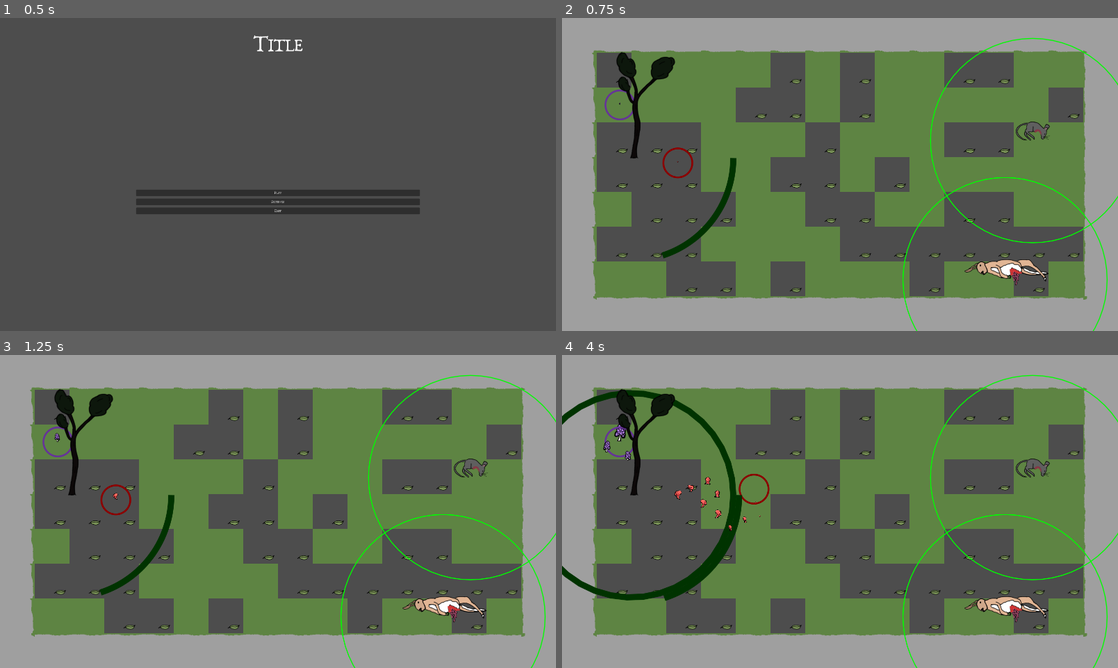
Above: before the commit, frames 1-4 (two rows, left to right).
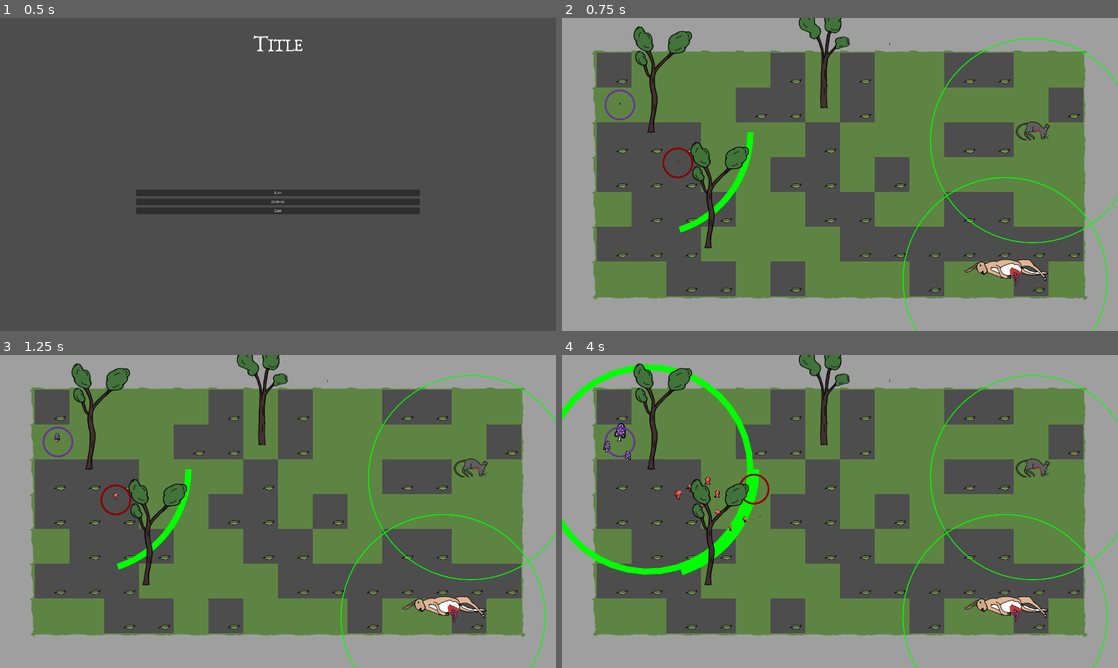
Above: after the commit, the same moments.

Repository: carcinizer/slavic-2025
Game: Godot game, scene res://scenes/main_menu.tscn
Two runs of this game, one before a commit and one after it. Both use one fixed random seed, a clock stepped at 60 frames per second and the inputs below.
Inputs:
- Up to frame 1 (0.5 s): no input
- Up to frame 2 (0.75 s): click "Play" at 0.5 s
- Up to frame 3 (1.25 s): no input
- Up to frame 4 (4 s): tap Enter at 1.25 s; hold Right (right1) 1.28-2.03 s; tap S (down2) at 1.35 s; hold Down (down1) 2.03-2.78 s; tap A (left2) at 2.1 s; hold Right (right1) 2.78-3.53 s; tap D (right2) at 2.85 s; hold Up (up1) from 3.53 s (still down); tap W (up2) at 3.6 s

Frame 1 is identical in both runs. In frame 2, 3.9% of the frame differs, in the area x 9-59%, y 0-77%; in frame 3, 3.9%; in frame 4, 6.9%, in the area x 0-59%, y 0-79%.

Commit message:
trees bespoken prefabs

Diff:
--- a/scenes/map.tscn
+++ b/scenes/map.tscn
@@ -1,12 +1,14 @@
-[gd_scene load_steps=10 format=4 uid="uid://dosjbacgvospg"]
+[gd_scene load_steps=12 format=4 uid="uid://dosjbacgvospg"]
 
 [ext_resource type="Script" uid="uid://8wd5vtrtjn0v" path="res://src/map.gd" id="1_gldc4"]
 [ext_resource type="PackedScene" path="res://scenes/pause_menu.tscn" id="2_0cso3"]
 [ext_resource type="Texture2D" uid="uid://c7myiloimwfor" path="res://graphics/tilesetMockUp.png" id="3_2lpho"]
-[ext_resource type="PackedScene" uid="uid://b7r5ai1pa2xl" path="res://scenes/tree.tscn" id="3_gldc4"]
 [ext_resource type="Texture2D" uid="uid://cnjeisgx6r8lf" path="res://graphics/ground.png" id="4_2klcf"]
 [ext_resource type="PackedScene" uid="uid://xy6p4mhtnecx" path="res://scenes/corpseHare.tscn" id="6_nakos"]
+[ext_resource type="PackedScene" uid="uid://bm4ho1erd2r8i" path="res://scenes/tree_1.tscn" id="7_be0no"]
 [ext_resource type="PackedScene" uid="uid://dx5ttgfos2bab" path="res://scenes/corpseRat.tscn" id="7_jh32y"]
+[ext_resource type="PackedScene" uid="uid://dj5baibewm1vd" path="res://scenes/tree_2.tscn" id="8_blm8a"]
+[ext_resource type="PackedScene" uid="uid://cwm3q06ju3ft4" path="res://scenes/tree_3.tscn" id="9_mlgqr"]
 
 [sub_resource type="TileSetAtlasSource" id="TileSetAtlasSource_nakos"]
 texture = ExtResource("3_2lpho")
@@ -192,10 +194,6 @@
 tile_map_data = PackedByteArray("AAAPAAAAAAACAAMAAAAPAAEAAAABAAEAAAAPAAIAAAABAAEAAAAPAAMAAAABAAEAAAAPAAQAAAABAAEAAAAPAA …(2224 unchanged characters)…
 tile_set = SubResource("TileSet_jh32y")
 
-[node name="Tree" parent="." instance=ExtResource("3_gldc4")]
-position = Vector2(239, 484)
-hp = 20.0
-
 [node name="Sprite2D" type="Sprite2D" parent="."]
 visible = false
 z_index = -8
@@ -207,3 +205,12 @@
 
 [node name="Corpse2" parent="." instance=ExtResource("7_jh32y")]
 position = Vector2(1625, 423)
+
+[node name="Tree" parent="." instance=ExtResource("7_be0no")]
+position = Vector2(298, 395)
+
+[node name="Tree2" parent="." instance=ExtResource("8_blm8a")]
+position = Vector2(902, 314)
+
+[node name="Tree3" parent="." instance=ExtResource("9_mlgqr")]
+position = Vector2(495, 794)
--- /dev/null
+++ b/scenes/tree_1.tscn
@@ -0,0 +1,5 @@
+[gd_scene load_steps=2 format=3 uid="uid://bm4ho1erd2r8i"]
+
+[ext_resource type="PackedScene" uid="uid://b7r5ai1pa2xl" path="res://scenes/parent_scenes/tree.tscn" id="1_tem7l"]
+
+[node name="Tree" instance=ExtResource("1_tem7l")]
--- /dev/null
+++ b/scenes/tree_2.tscn
@@ -0,0 +1,9 @@
+[gd_scene load_steps=2 format=3 uid="uid://dj5baibewm1vd"]
+
+[ext_resource type="PackedScene" uid="uid://b7r5ai1pa2xl" path="res://scenes/parent_scenes/tree.tscn" id="1_iekdm"]
+
+[node name="Tree" instance=ExtResource("1_iekdm")]
+sprite_variant = 1
+
+[node name="Sprite" parent="." index="1"]
+frame = 2
--- /dev/null
+++ b/scenes/tree_3.tscn
@@ -0,0 +1,9 @@
+[gd_scene load_steps=2 format=3 uid="uid://cwm3q06ju3ft4"]
+
+[ext_resource type="PackedScene" uid="uid://b7r5ai1pa2xl" path="res://scenes/parent_scenes/tree.tscn" id="1_57mgp"]
+
+[node name="Tree" instance=ExtResource("1_57mgp")]
+death_speed = 2
+
+[node name="Sprite" parent="." index="1"]
+frame = 4
--- a/src/tree.gd
+++ b/src/tree.gd
@@ -7,6 +7,7 @@
 
 @export var time_until_starts_dying := 3.0
 @export var death_speed := 1
+@export var sprite_variant : int
 
 #var my_connected_mushrooms: Array[Mushroom] = []
 var max_connected_mushrooms := 30
@@ -29,12 +30,9 @@
 		#queue_redraw()
 
 func _ready() -> void:
-	var sprite_variant := randi_range(0,sprite_variants_number - 1)
+	sprite_variant *= 2
 	var sprite = get_node("Sprite") as Sprite2D
 	sprite.frame = sprite_variant
-	var flip = randi_range(0,1)
-	if flip == 1:
-		sprite.flip_h = true
 	GLOB.all_trees.push_back(self)
 	GLOB.all_lifelines.push_back(self)
 
Renamed: scenes/tree.tscn -> scenes/parent_scenes/tree.tscn
